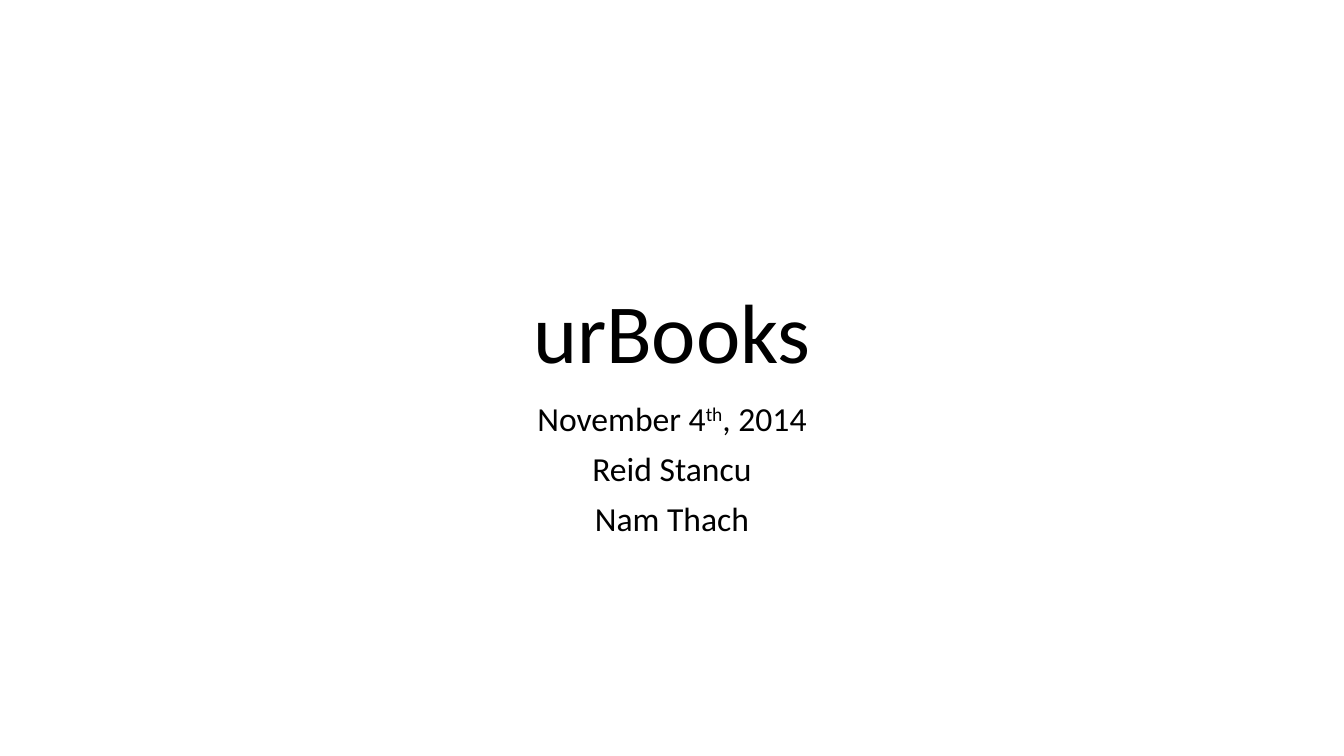
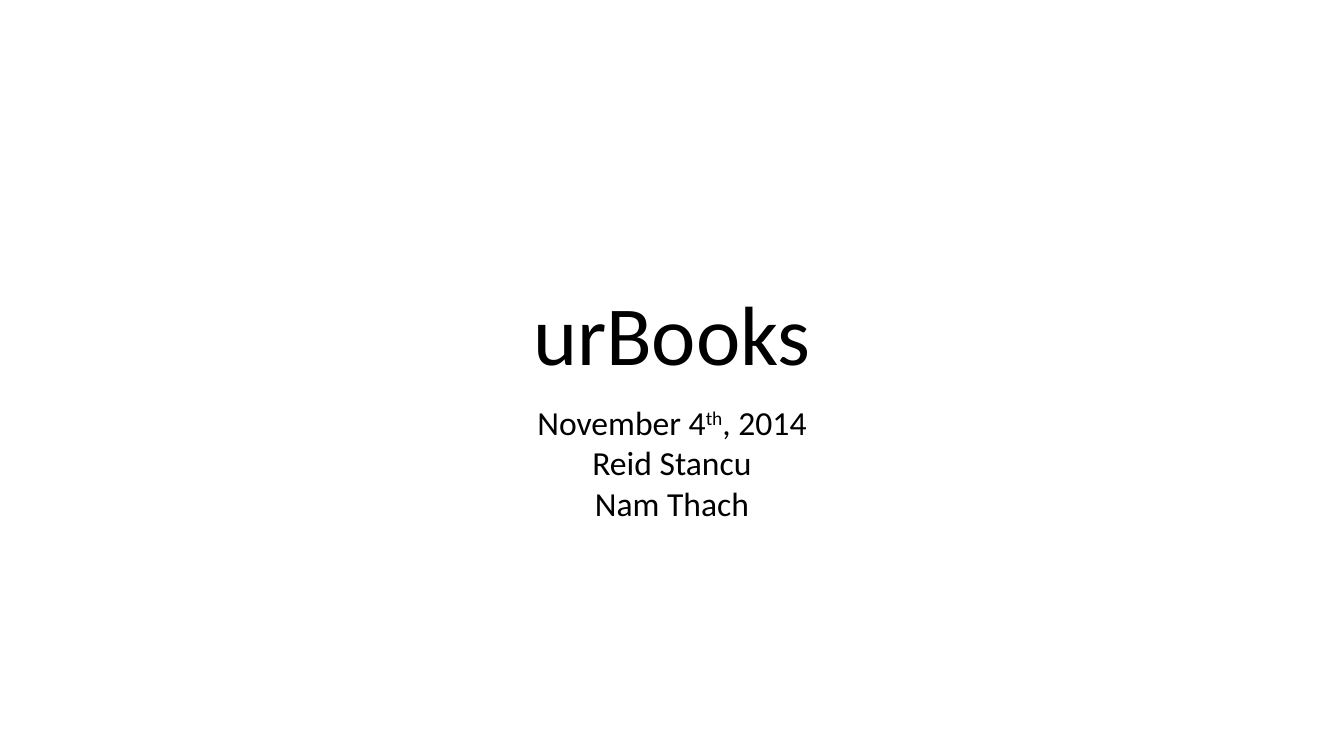
Before and after one commit to Nammy1101/ENGG-Final-year-Project, a slide deck: slide 1 of Documents and Slides/4thYearProjectPresNov4th2014.pptx. Drawn at 1344x756 pixels with LibreOffice and Linux fonts; fonts in the diff are those of the drawing. Boxes give left, top, right and bottom in pixels: in the first picture for what was removed or moved away, otherwise in the second. Text is boxed around its words. In the diff, an @@ line names an element or a change of style, - is before the commit and + after.

```diff
--- a/Documents and Slides/4thYearProjectPresNov4th2014.pptx
+++ b/Documents and Slides/4thYearProjectPresNov4th2014.pptx
@@ text "urBooks" at [533, 306, 811, 366]: line spacing 0.9 to 1 @@
@@ text "November 4th, 2014" at [537, 411, 806, 517]: line spacing 0.9 to 1; less space between paragraphs @@
```
Also in this commit, not shown: 2 other slides changed, 4 slides added, 8 slides removed, 2 other files.
